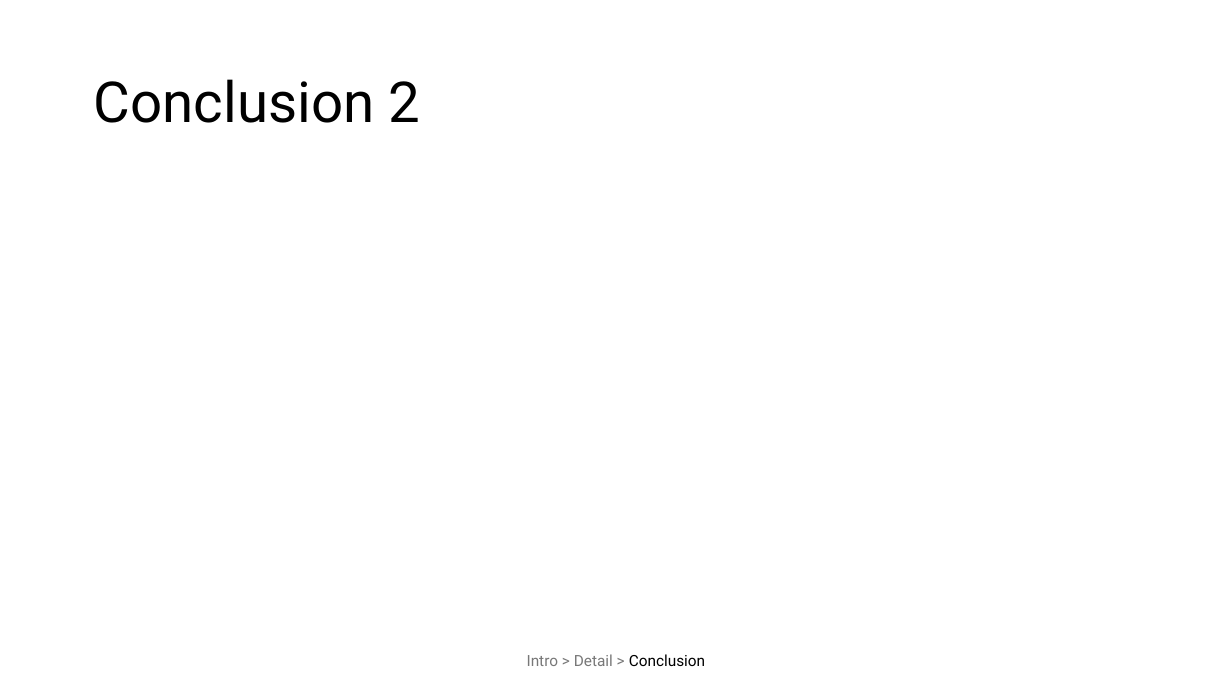
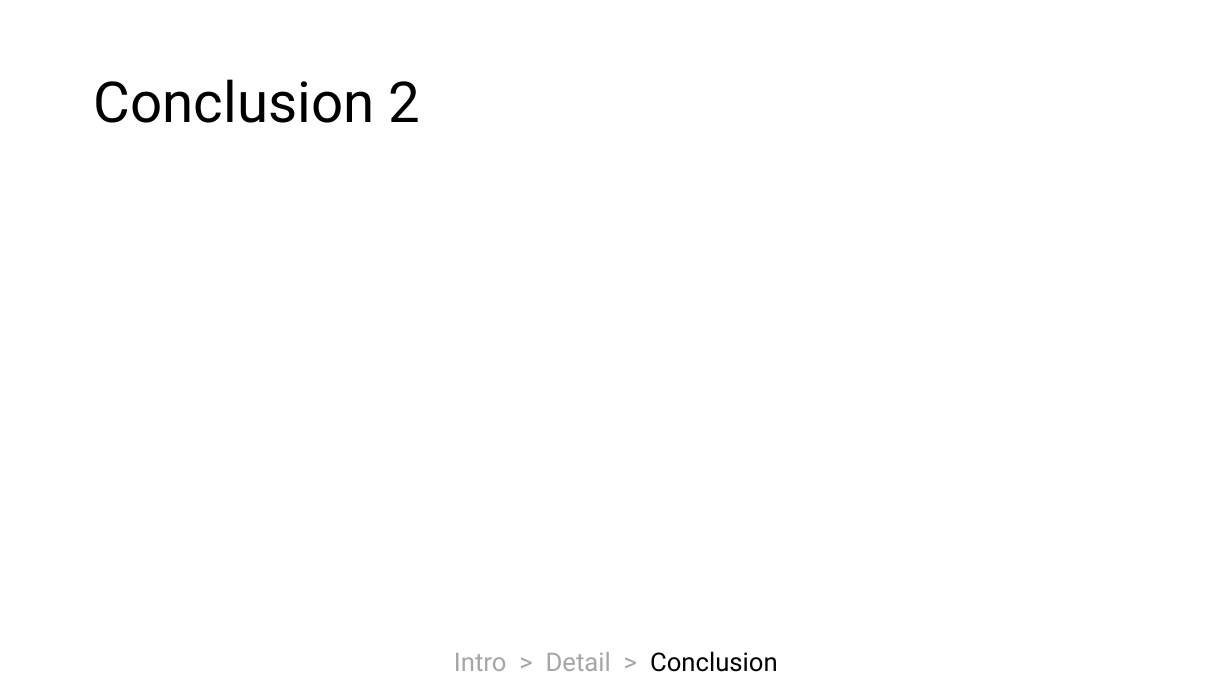
Before and after one commit to Antyos/ppt-section-timeline, a slide deck: slide 7 of SectionStatusBar.pptm (slide 6 before the commit). Drawn at 1232x693 pixels with LibreOffice and Linux fonts; fonts in the diff are those of the drawing. Boxes give left, top, right and bottom in pixels: in the first picture for what was removed or moved away, otherwise in the second. Text is boxed around its words. In the diff, an @@ line names an element or a change of style, - is before the commit and + after.

```diff
--- a/SectionStatusBar.pptm
+++ b/SectionStatusBar.pptm
@@ text "Intro > Detail > Conclusion" at [454, 651, 778, 672]: size 12 to 20 pt; text colour #797979 to #A6A6A6 in "Intro > Detail >" @@
```
Also in this commit, not shown: 4 other slides changed, 1 slide added, 1 other file.
